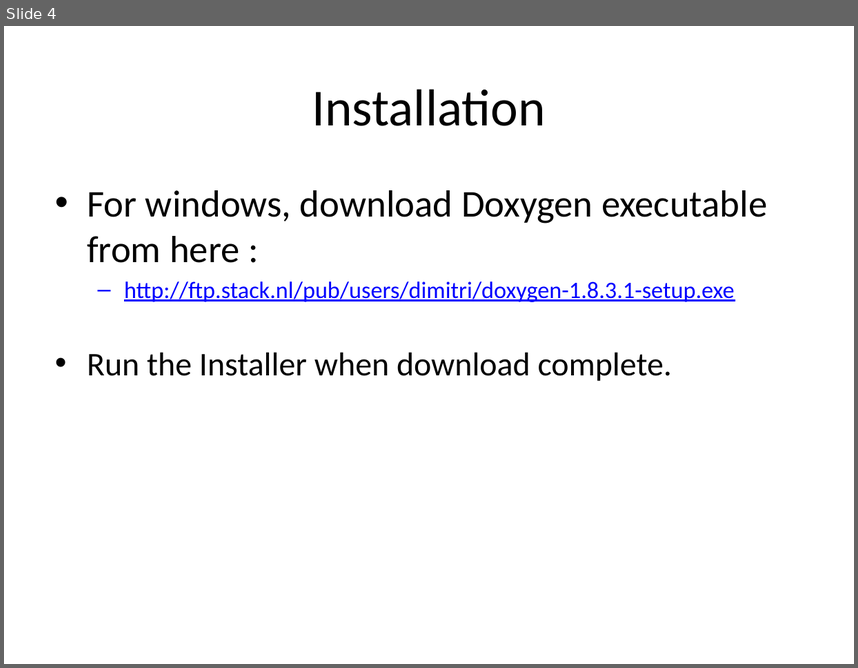
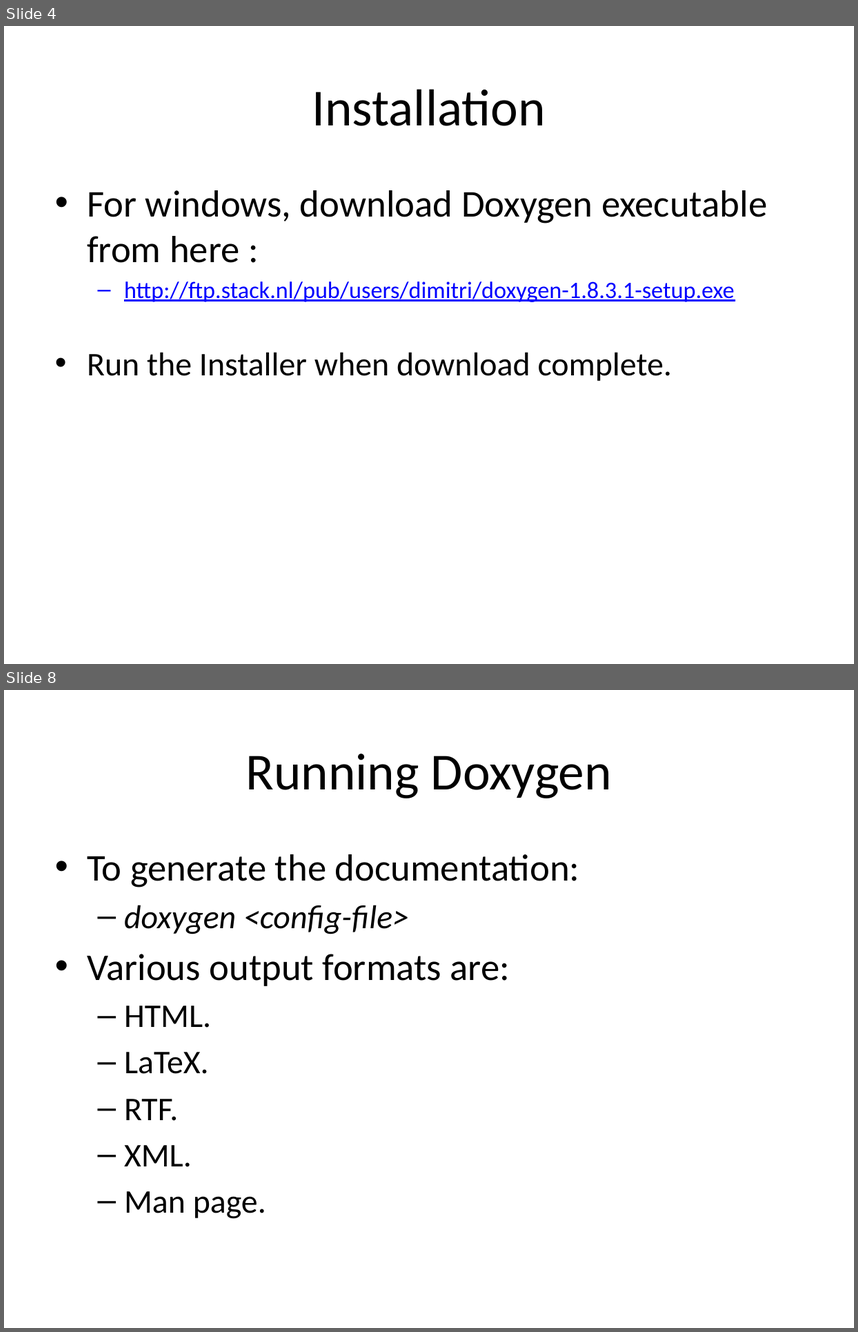
Before and after one commit to rongpt/trygit, a slide deck: Doxygen.pptx. Shown one above the other, each under a label of ours: slide 4 before the commit, slides 4 and 8 after it; the slides between them are not shown. The pictures are 858x668 and 858x1332 pixels, drawn with LibreOffice and Linux fonts; fonts in the diff are those of the drawing. Boxes give left, top, right and bottom in pixels: in the first picture for what was removed or moved away, otherwise in the second. Text is boxed around its words. In the diff, an @@ line names an element or a change of style, - is before the commit and + after.

```diff
--- a/Doxygen.pptx
+++ b/Doxygen.pptx
@@ slide 8 added at <box>4,690,854,1328</box>, background #FFFFFF @@
@@ title added at <box>245,753,612,798</box>, 44 pt, text #000000 @@
+Running Doxygen
@@ text added at <box>87,854,580,1219</box>, 32 pt, text #000000 @@
+• To generate the documentation:
+  – doxygen <config-file>
+• Various output formats are:
+  – HTML.
+  – LaTeX.
+  – RTF.
+  – XML.
+  – Man page.
```
Also in this commit, not shown: 6 other slides added.
